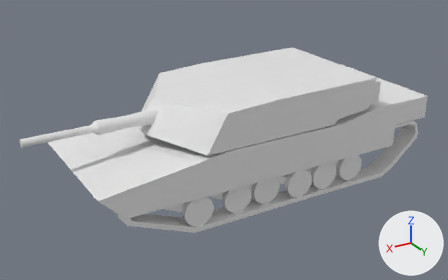
An edit to the Blender file Modeling/M1A1/BaseM1A1.blend, drawn before and after from the same camera.
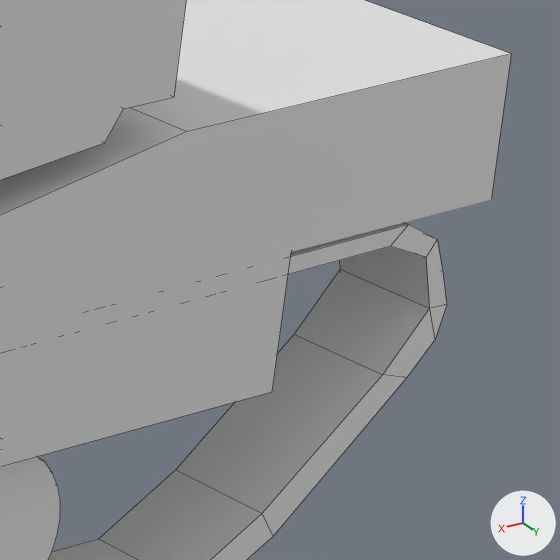
The first picture shows the older version from a camera (50 mm lens) standing at (3.28, 5.77, 3.07) and looking at (-0.16, 0.02, 0.19). The close-ups show both versions on the part from 79% to 97% of the width and 31% to 61% of the height of that picture; other places that the commit changed are outside them. Lighting does not change. The marker at lower right points along +X, +Y and +Z. The close-ups show mesh edges as thin lines.

Before the edit, the objects in view are built like this:
```python
me_circle_012 = bpy.data.meshes.new('Circle.012')
me_circle_012.from_pydata(...)  # 80 vertices, 49 faces, 2 loose edges; spans x -1.0..2.99, y -1.0..1.0, z -0.39..0.33
me_plane = bpy.data.meshes.new('Plane')
me_plane.from_pydata(...)  # 26 vertices, 16 faces; spans x -1.0..1.65, y -0.29..1.3, z -0.4..0.05
me_plane_001 = bpy.data.meshes.new('Plane.001')
me_plane_001.from_pydata(...)  # 130 vertices, 129 faces, 1 loose edge; spans x -2.56..1.47, y -1.0..-0.78, z -0.02..0.64
ob_left_track = bpy.data.objects.new('Left Track', me_plane_001)
ob_left_track.location = (0.038, 1.606, -0.389)
ob_roadwheel_012 = bpy.data.objects.new('Roadwheel.012', me_circle_012)
ob_roadwheel_012.location = (-1.472, 0.723, -0.165)
ob_roadwheel_012.rotation_euler = (1.579, 0.0, 0.0)  # degrees (90, 0, 0)
ob_roadwheel_012.scale = (0.169, -0.169, 0.169)
ob_turret = bpy.data.objects.new('Turret', me_plane)
ob_turret.location = (-0.782, -0.472, 0.864)
# also in view: 'Hull' at (-0.46, 0.03, 0.27)
```
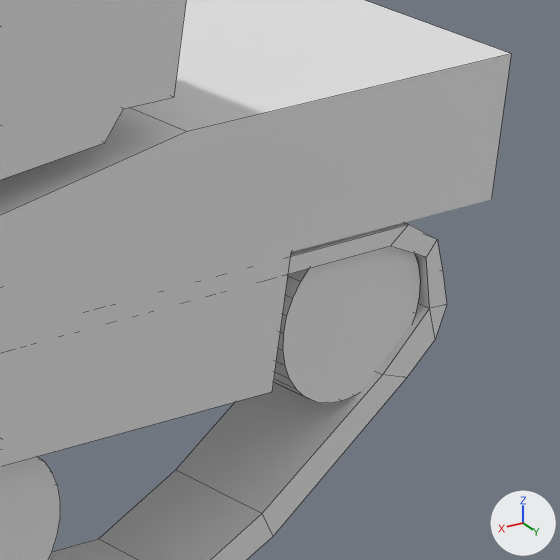
Boxes (x1, y1, x2, y2) around the edits, measured in the close-ups (560 x 560 px):
'Circle.001', added
    after: (273, 247, 420, 403)

What changed in the scene script:
```text
Add me_circle_016:
    me_circle_016.from_pydata(...)  # 96 vertices, 66 faces; spans x -1.0..1.0, y -1.0..1.0, z 0.0..0.78
Add ob_circle_001:
    ob_circle_001 = bpy.data.objects.new('Circle.001', me_circle_016)
    ob_circle_001.location = (-2.295, 0.813, 0.092)
    ob_circle_001.rotation_euler = (1.576, 0.0, 0.0)  # degrees (90, 0, 0)
    ob_circle_001.scale = (0.171, 0.171, 0.171)
```
